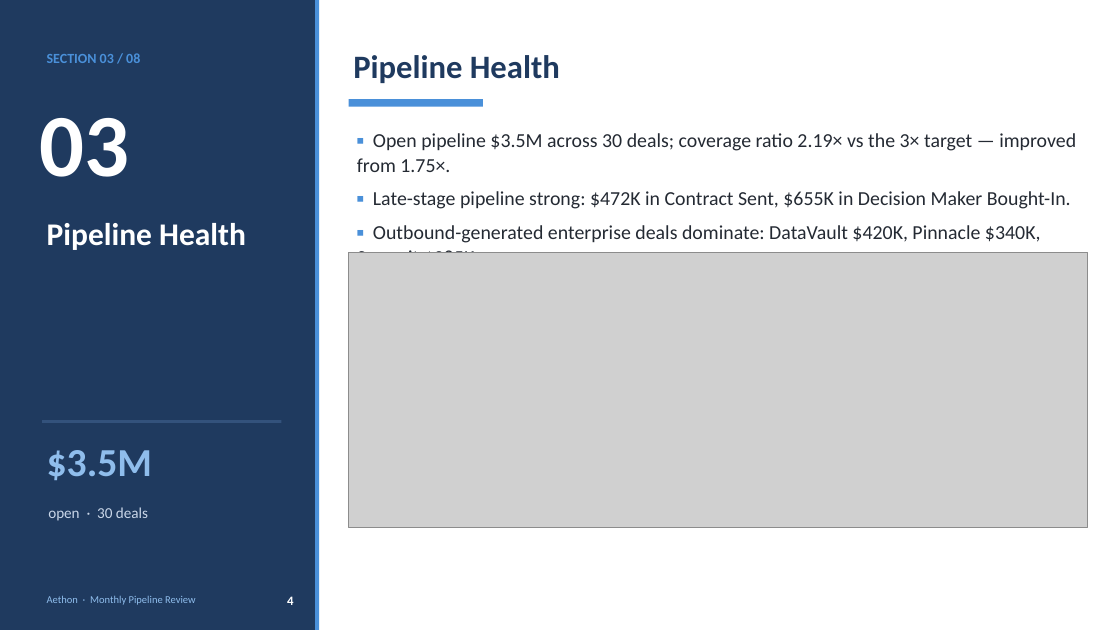
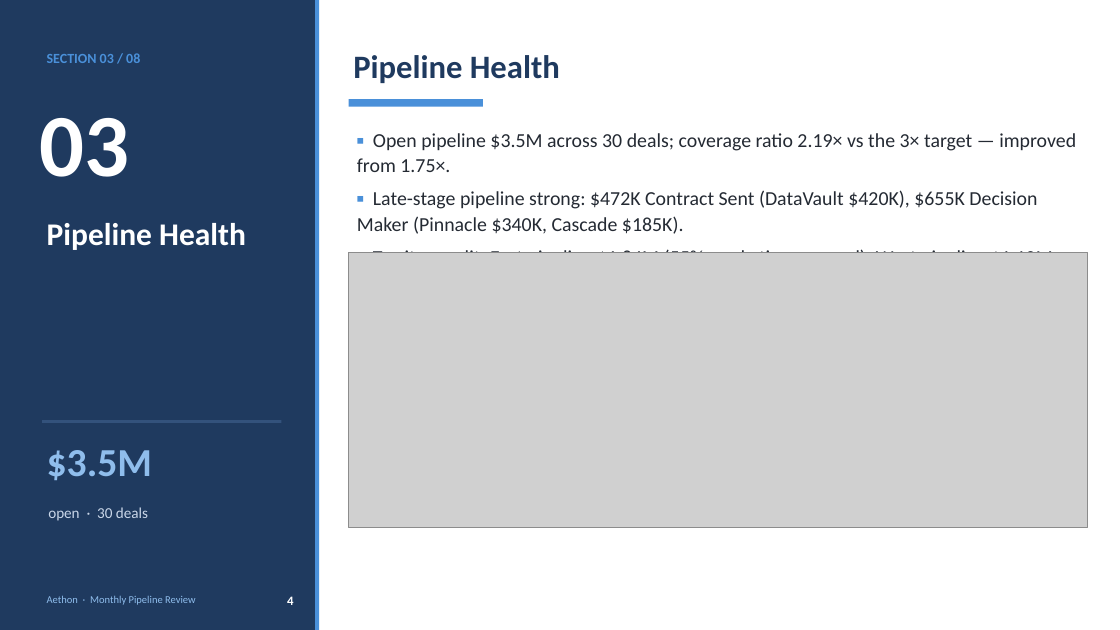
Before and after one commit to souravpoddar001/project-aethon-eval, a slide deck: slide 4 of Aethon04_PipelineReview_Mar10_2026.pptx. Drawn at 1120x630 pixels with LibreOffice and Linux fonts; fonts in the diff are those of the drawing; grey boxes stand for pictures. Boxes give left, top, right and bottom in pixels: in the first picture for what was removed or moved away, otherwise in the second. Text is boxed around its words. In the diff, an @@ line names an element or a change of style, - is before the commit and + after.

```diff
--- a/Aethon04_PipelineReview_Mar10_2026.pptx
+++ b/Aethon04_PipelineReview_Mar10_2026.pptx
@@ text at [357,190,1052,253]: text changed @@
-▪ Late-stage pipeline strong: $472K in Contract Sent, $655K in Decision Maker Bought-In.
-▪ Outbound-generated enterprise deals dominate: DataVault $420K, Pinnacle $340K, Summit $285K.
+▪ Late-stage pipeline strong: $472K Contract Sent (DataVault $420K), $655K Decision Maker (Pinnacle $340K, Cascade $185K).
+▪ Territory split: East pipeline $1.84M (55% marketing-sourced); West pipeline $1.10M (28% marketing-sourced).
```
Also in this commit, not shown: 6 other slides changed, 1 other file.
